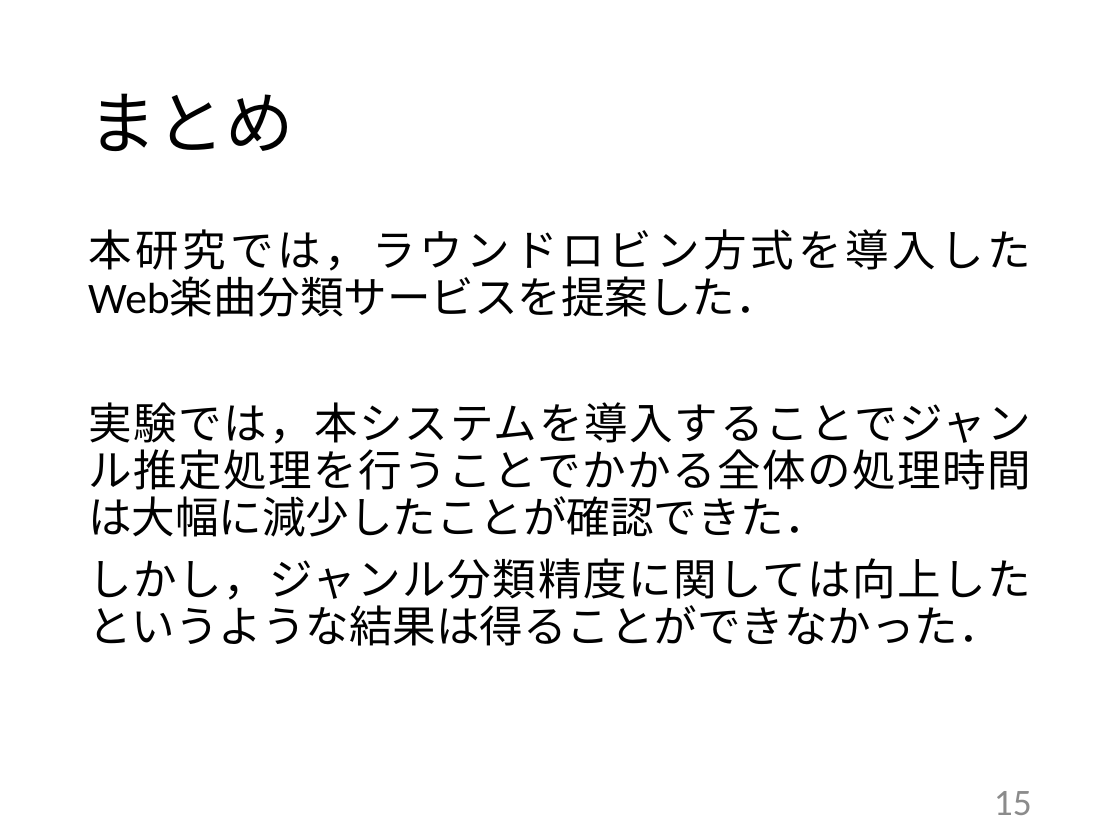
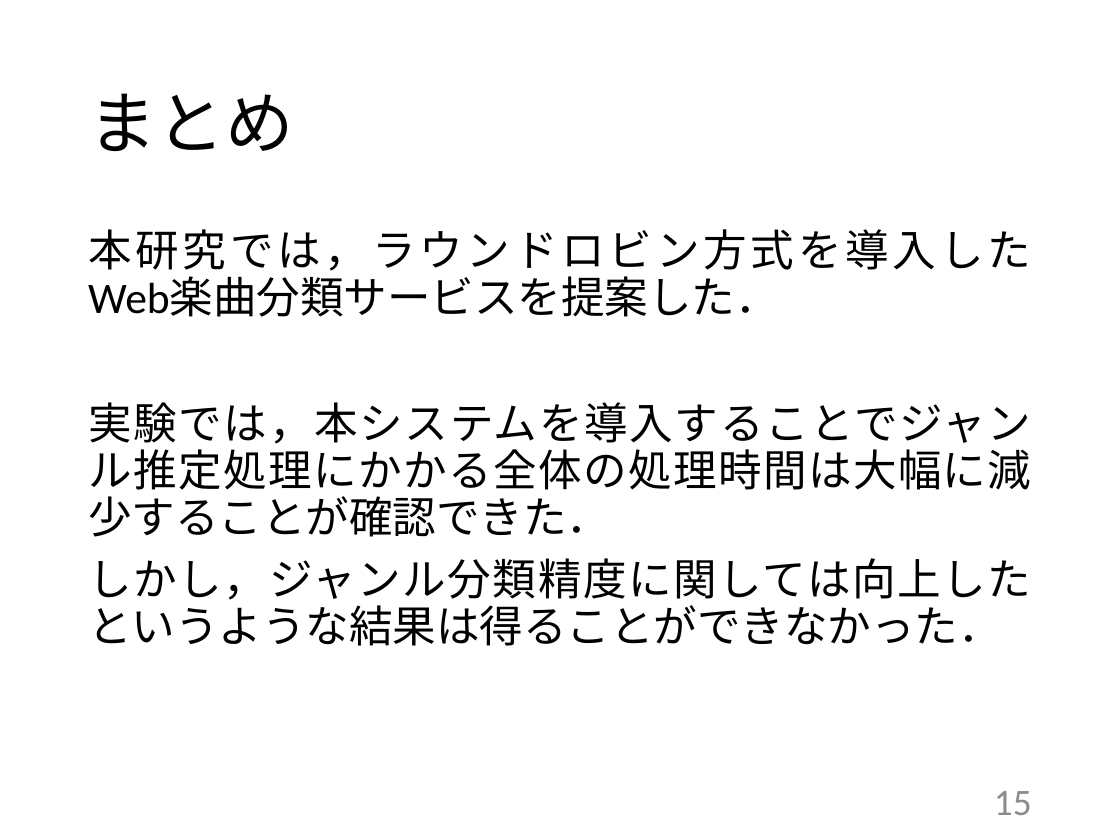
Before and after one commit to kait-takanolab/1821144-yoshii-thesis, a slide deck: slide 15 of 発表用スライド/1821144_卒研発表.pptx. Drawn at 1120x840 pixels with LibreOffice and Linux fonts; fonts in the diff are those of the drawing. Boxes give left, top, right and bottom in pixels: in the first picture for what was removed or moved away, otherwise in the second. Text is boxed around its words. In the diff, an @@ line names an element or a change of style, - is before the commit and + after.

```diff
--- a/発表用スライド/1821144_卒研発表.pptx
+++ b/発表用スライド/1821144_卒研発表.pptx
@@ text at (x1=88, y1=402, x2=1031, y2=537): text changed @@
-実験では，本システムを導入することでジャンル推定処理を行うことでかかる全体の処理時間は大幅に減少したことが確認できた．
+実験では，本システムを導入することでジャンル推定処理にかかる全体の処理時間は大幅に減少することが確認できた．
```
Also in this commit, not shown: 10 other slides changed, 1 other file.
